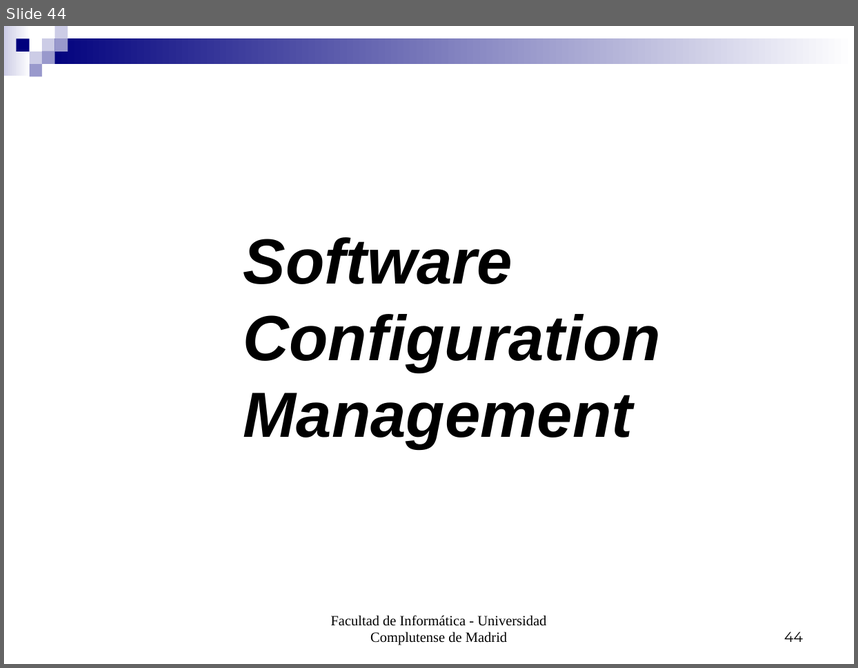
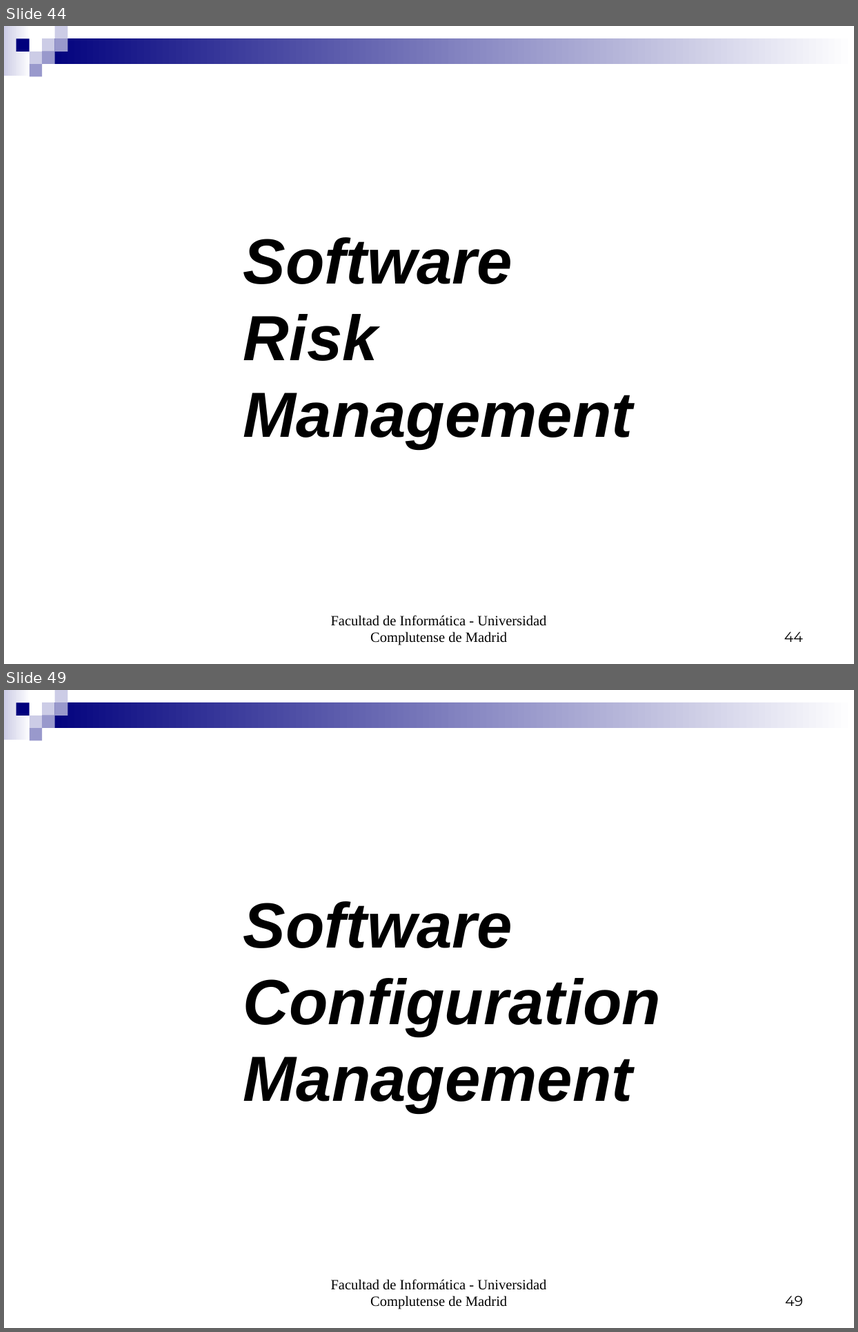
Before and after one commit to salcedonia/egorilla-software-engineering-2008-2009, a slide deck: doc/PresentacionIS.ppt. Shown one above the other, each under a label of ours: slide 44 before the commit, slides 44 and 49 after it; the slides between them are not shown. The pictures are 858x668 and 858x1332 pixels, drawn with LibreOffice and Linux fonts; fonts in the diff are those of the drawing. Boxes give left, top, right and bottom in pixels: in the first picture for what was removed or moved away, otherwise in the second. Text is boxed around its words. In the diff, an @@ line names an element or a change of style, - is before the commit and + after.

```diff
--- a/doc/PresentacionIS.ppt
+++ b/doc/PresentacionIS.ppt
@@ slide 44 added at [4, 26, 854, 664], background #FFFFFF; not listed: 9 template elements that a slide beside it also shows @@
@@ title added at [243, 237, 633, 448], 54 pt, text #000000, bold, italic @@
+Software
+Risk
+Management
@@ text added at [331, 615, 546, 645], 12 pt, text #000000 @@
+Facultad de Informática - Universidad Complutense de Madrid
@@ page number added at [784, 631, 803, 641], 12 pt, text #000000 @@
+44
@@ what was slide 44 is now slide 49 @@
@@ page number at [785, 1295, 803, 1305]: text changed @@
-44
+49
```
Also in this commit, not shown: 1 slide changed, 4 other slides added.
